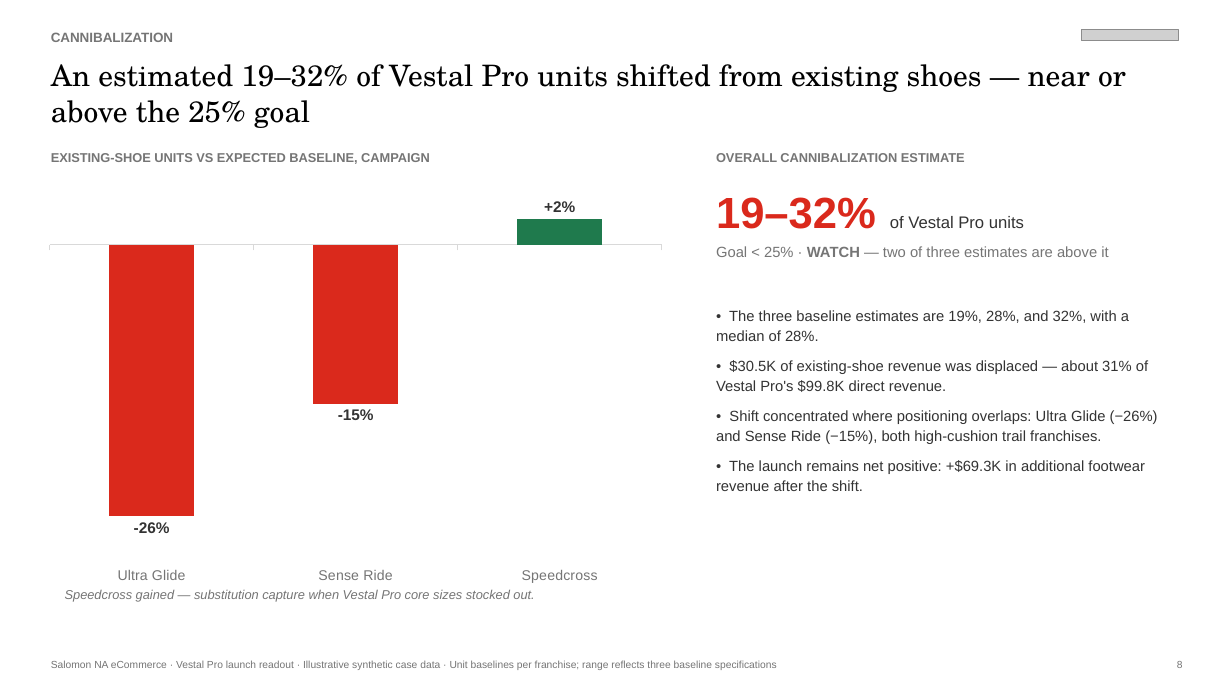
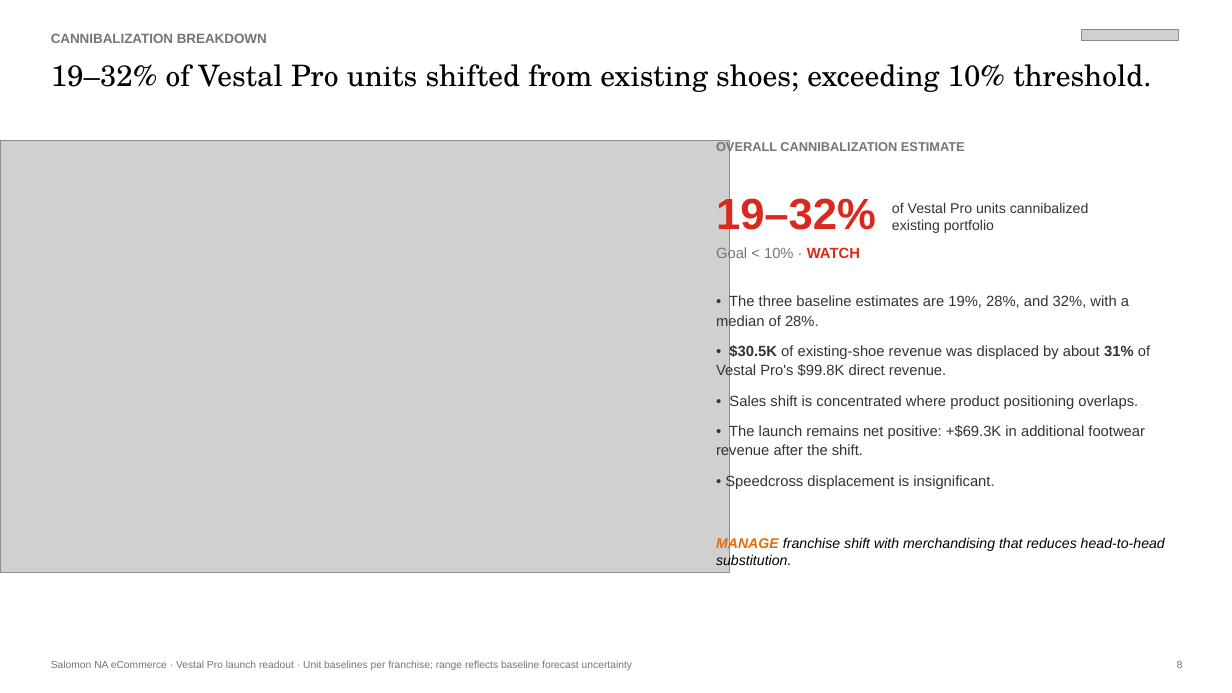
Before and after one commit to andersone17/salomon_case, a slide deck: slide 6 of deliverables/VestalPro_Campaign_Readout.pptx (slide 7 before the commit). Drawn at 1232x693 pixels with LibreOffice and Linux fonts; fonts in the diff are those of the drawing; grey boxes stand for pictures. Boxes give left, top, right and bottom in pixels: in the first picture for what was removed or moved away, otherwise in the second. Text is boxed around its words. In the diff, an @@ line names an element or a change of style, - is before the commit and + after.

```diff
--- a/deliverables/VestalPro_Campaign_Readout.pptx
+++ b/deliverables/VestalPro_Campaign_Readout.pptx
@@ text at (51,33,267,43): text changed @@
-CANNIBALIZATION
+CANNIBALIZATION BREAKDOWN
@@ text at (51,64,1151,92): text changed @@
-An estimated 19–32% of Vestal Pro units shifted from existing shoes — near or above the 25% goal
+19–32% of Vestal Pro units shifted from existing shoes; exceeding 10% threshold.
@@ picture added at (0,140,729,573) @@
@@ text "OVERALL CANNIBALIZATION ESTIMATE" rewrapped from (716,153,965,162) to (716,141,965,154) @@
@@ text removed at (51,153,430,164) @@
-EXISTING-SHOE UNITS VS EXPECTED BASELINE, CAMPAIGN
@@ column chart removed at (37,185,675,592) @@
-categories: Ultra Glide, Sense Ride, Speedcross
-Series 1: -0.26, -0.15, 0.02
@@ text at (716,194,876,261): text changed; text colour #757575 to #DA291C; bold on @@
-19–32% of Vestal Pro units
-Goal < 25% · WATCH — two of three estimates are above it
+19–32%
+Goal < 10% · WATCH
@@ text added at (892,202,1089,233), 11 pt, text #333333 @@
+of Vestal Pro units cannibalized existing portfolio
@@ text "• The three baseline estimates ...": place and size @@
-text "• The three baseline estimates ..." at (716,310,1158,491)
+text "• The three baseline estimates ..." at (716,294,1150,489)
@@ text at (716,344,1150,409): text changed @@
-• $30.5K of existing-shoe revenue was displaced — about 31% of Vestal Pro's $99.8K direct revenue.
-• Shift concentrated where positioning overlaps: Ultra Glide (−26%) and Sense Ride (−15%), both high-cushion trail franchises.
+• $30.5K of existing-shoe revenue was displaced by about 31% of Vestal Pro's $99.8K direct revenue.
+• Sales shift is concentrated where product positioning overlaps.
@@ text at (725,474,994,489): paragraph added @@
+• Speedcross displacement is insignificant.
@@ text added at (716,537,1165,569), 11 pt, text #000000, italic @@
+MANAGE franchise shift with merchandising that reduces head-to-head substitution.
@@ text removed at (65,590,534,602) @@
-Speedcross gained — substitution capture when Vestal Pro core sizes stocked out.
@@ text at (51,660,632,670): text changed @@
-Salomon NA eCommerce · Vestal Pro launch readout · Illustrative synthetic case data · Unit baselines per franchise; range reflects three baseline specifications
+Salomon NA eCommerce · Vestal Pro launch readout · Unit baselines per franchise; range reflects baseline forecast uncertainty
```
Also in this commit, not shown: 5 other slides changed, 8 other files.
